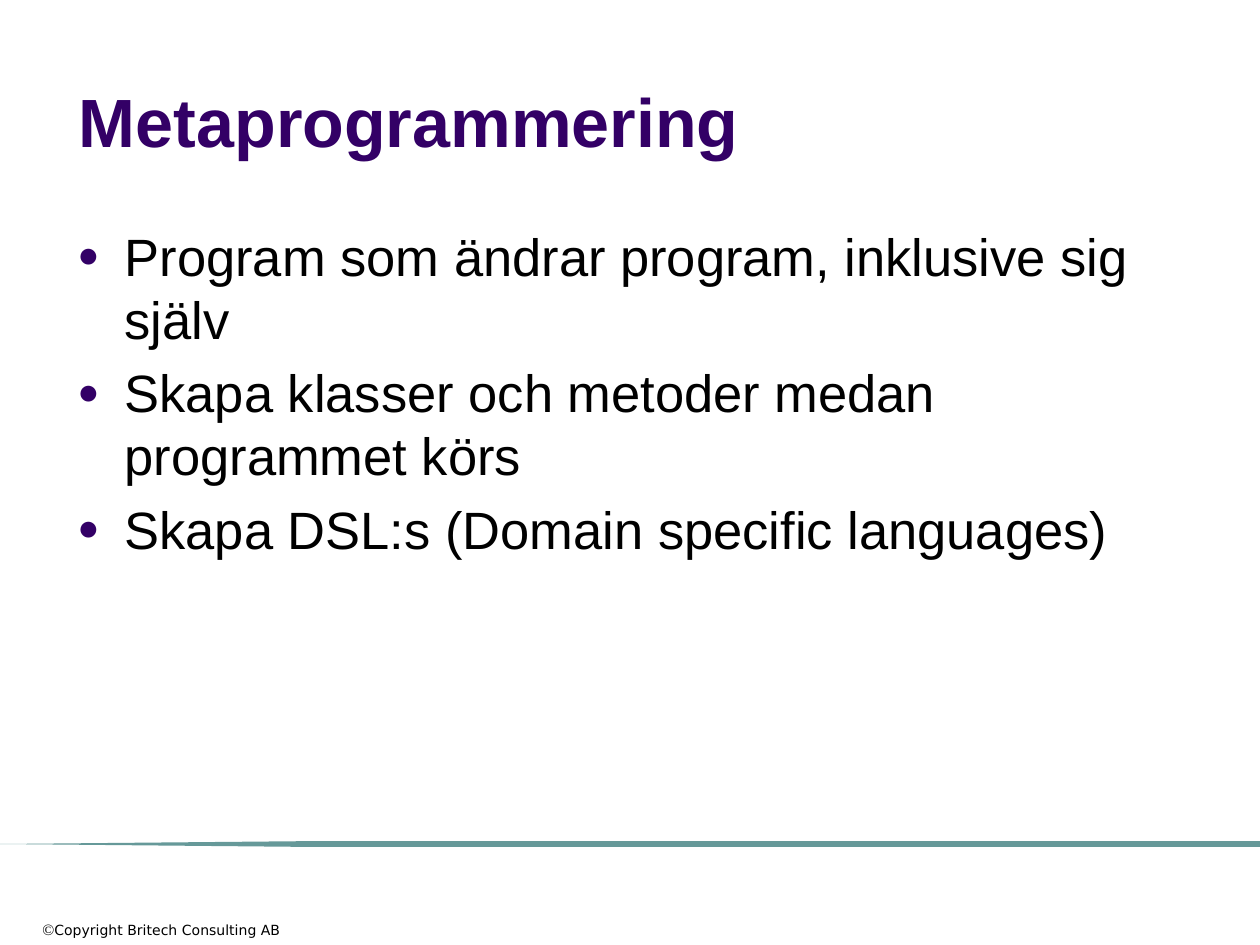
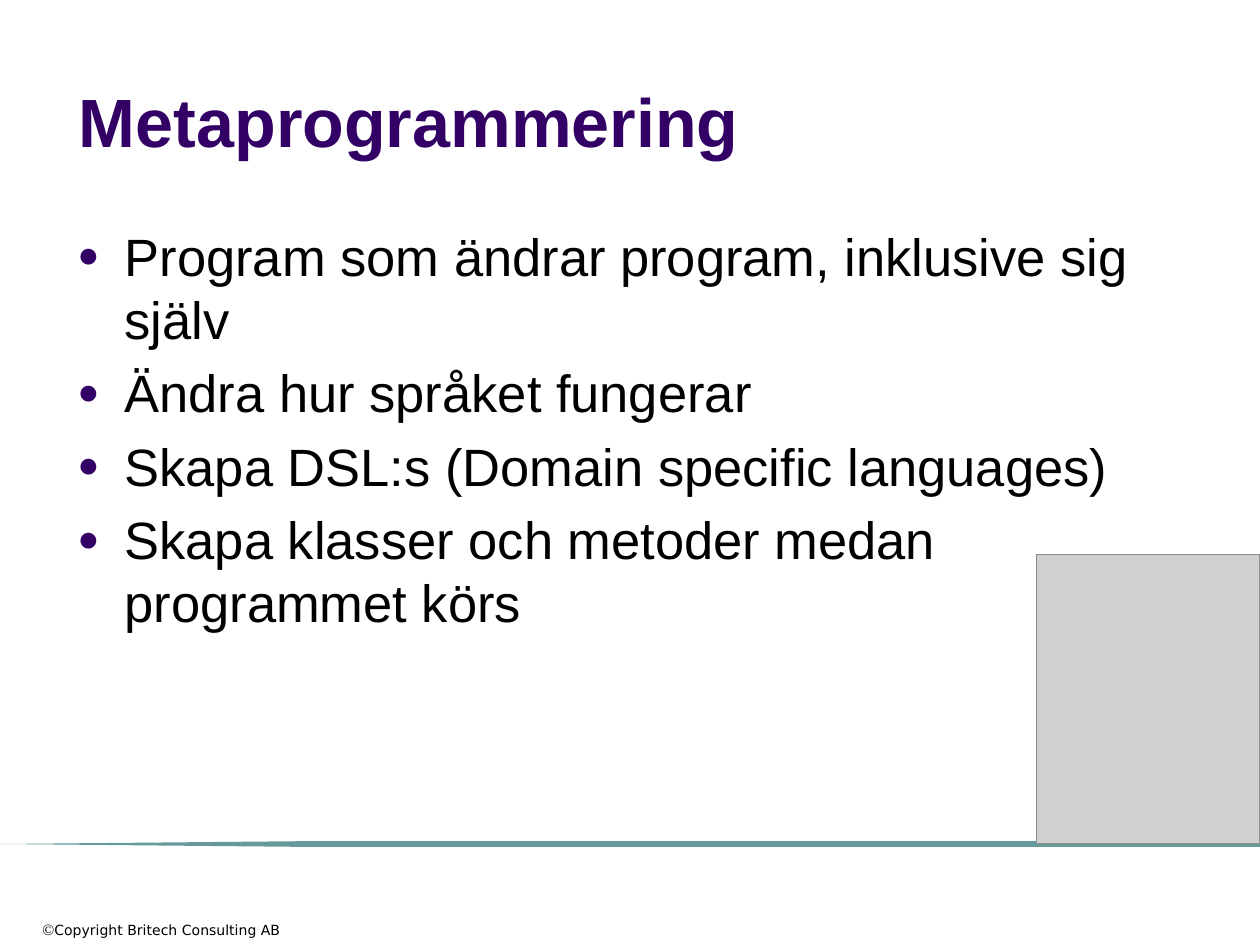
Before and after one commit to me97esn/groovyseminarium, a slide deck: slide 12 of groovyseminarie/dokument/groovyseminarium_source_w_logo.pptx. Drawn at 1260x945 pixels with LibreOffice and Linux fonts; fonts in the diff are those of the drawing; grey boxes stand for pictures; background and template pictures are left out. Boxes give left, top, right and bottom in pixels: in the first picture for what was removed or moved away, otherwise in the second. Text is boxed around its words. In the diff, an @@ line names an element or a change of style, - is before the commit and + after.

```diff
--- a/groovyseminarie/dokument/groovyseminarium_source_w_logo.pptx
+++ b/groovyseminarie/dokument/groovyseminarium_source_w_logo.pptx
@@ text at [125,370,1107,497]: paragraphs added @@
+● Ändra hur språket fungerar
+● Skapa DSL:s (Domain specific languages)
@@ text at [125,511,1107,560]: paragraph removed @@
-● Skapa DSL:s (Domain specific languages)
@@ picture added at [1037,554,1260,844] @@
```
Also in this commit, not shown: 10 other slides changed, 1 slide added, 3 other files.
